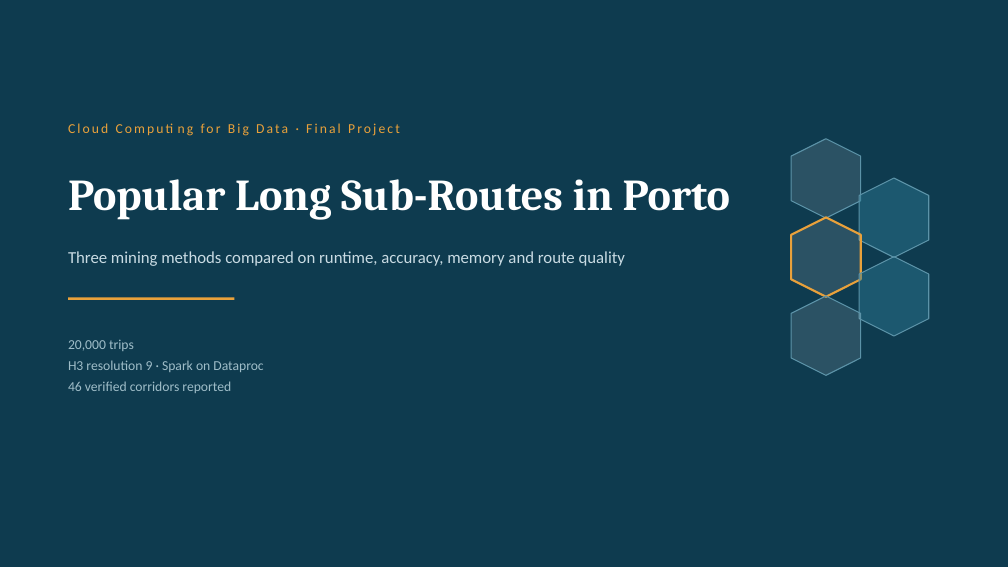
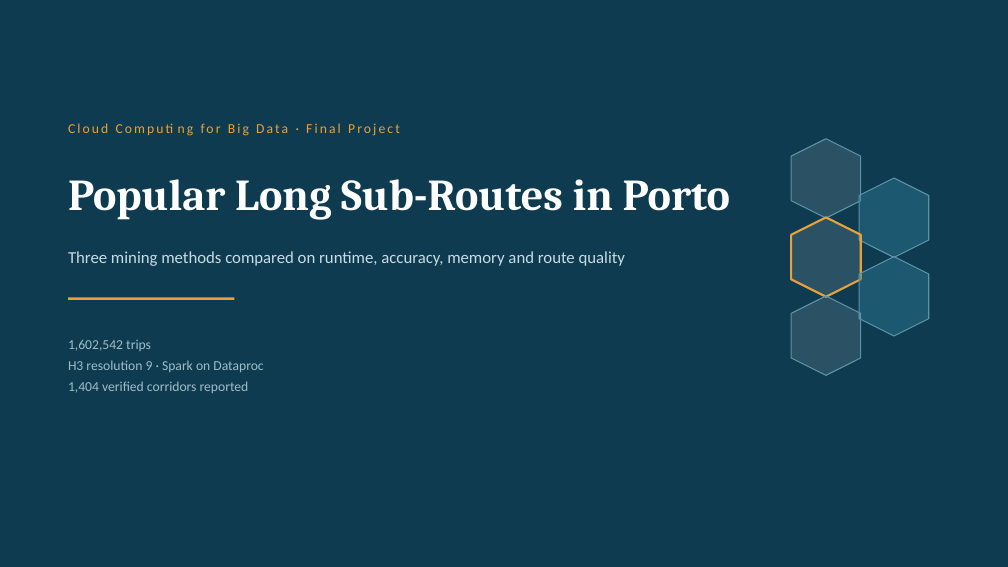
Before and after one commit to Omri5790/porto-taxi-project, a slide deck: slide 1 of output/stage3_methods_comparison.pptx. Drawn at 1008x567 pixels with LibreOffice and Linux fonts; fonts in the diff are those of the drawing. Boxes give left, top, right and bottom in pixels: in the first picture for what was removed or moved away, otherwise in the second. Text is boxed around its words. In the diff, an @@ line names an element or a change of style, - is before the commit and + after.

```diff
--- a/output/stage3_methods_comparison.pptx
+++ b/output/stage3_methods_comparison.pptx
@@ text at <box>68,340,151,351</box>: text changed @@
-20,000 trips
+1,602,542 trips
@@ text at <box>68,381,249,393</box>: text changed @@
-46 verified corridors reported
+1,404 verified corridors reported
```
Also in this commit, not shown: 12 other slides changed, 8 other files.
